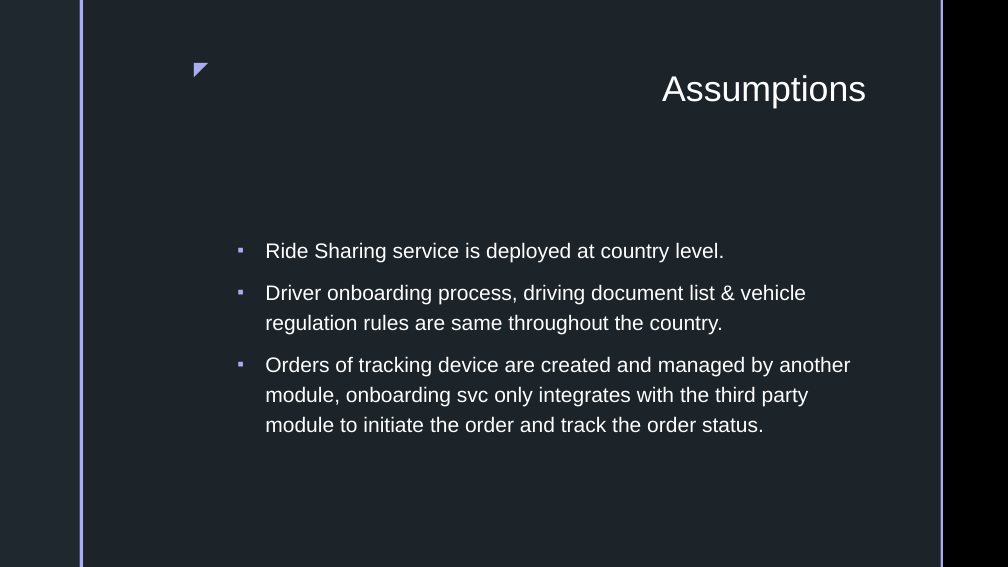
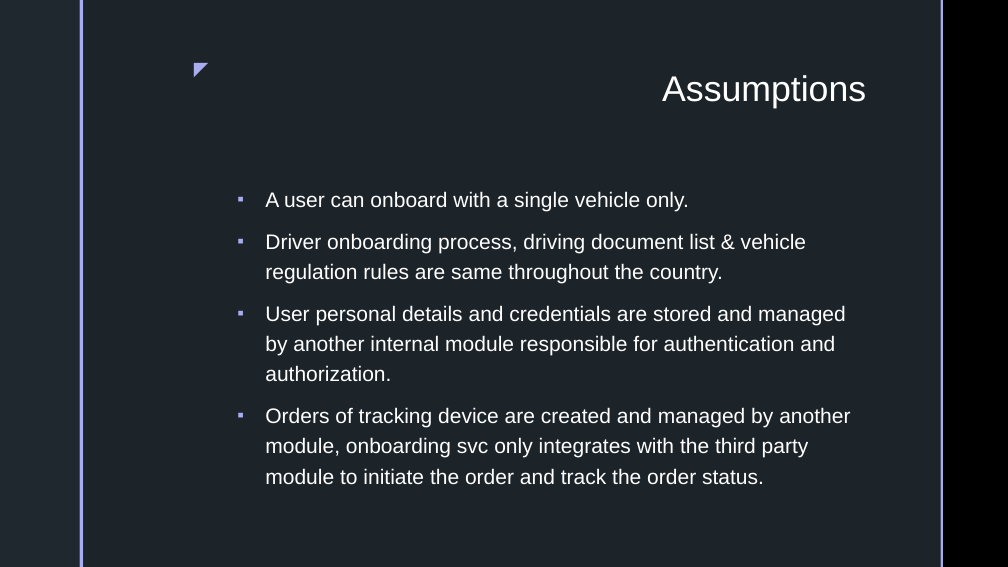
Before and after one commit to jiteshmeghwal/Driver-Onboarding-Svc, a slide deck: slide 4 of src/main/resources/static/Driver Onboarding Service.pptx. Drawn at 1008x567 pixels with LibreOffice and Linux fonts; fonts in the diff are those of the drawing; background and template pictures are left out. Boxes give left, top, right and bottom in pixels: in the first picture for what was removed or moved away, otherwise in the second. Text is boxed around its words. In the diff, an @@ line names an element or a change of style, - is before the commit and + after.

```diff
--- a/src/main/resources/static/Driver Onboarding Service.pptx
+++ b/src/main/resources/static/Driver Onboarding Service.pptx
@@ text at bbox=[265, 191, 689, 212]: text changed @@
-▪ Ride Sharing service is deployed at country level.
+▪ A user can onboard with a single vehicle only.
@@ text at bbox=[265, 305, 846, 381]: paragraph added @@
+▪ User personal details and credentials are stored and managed by another internal module responsible for authentication and authorization.
```
Also in this commit, not shown: 1 other slide changed, 1 slide added, 58 other files.
